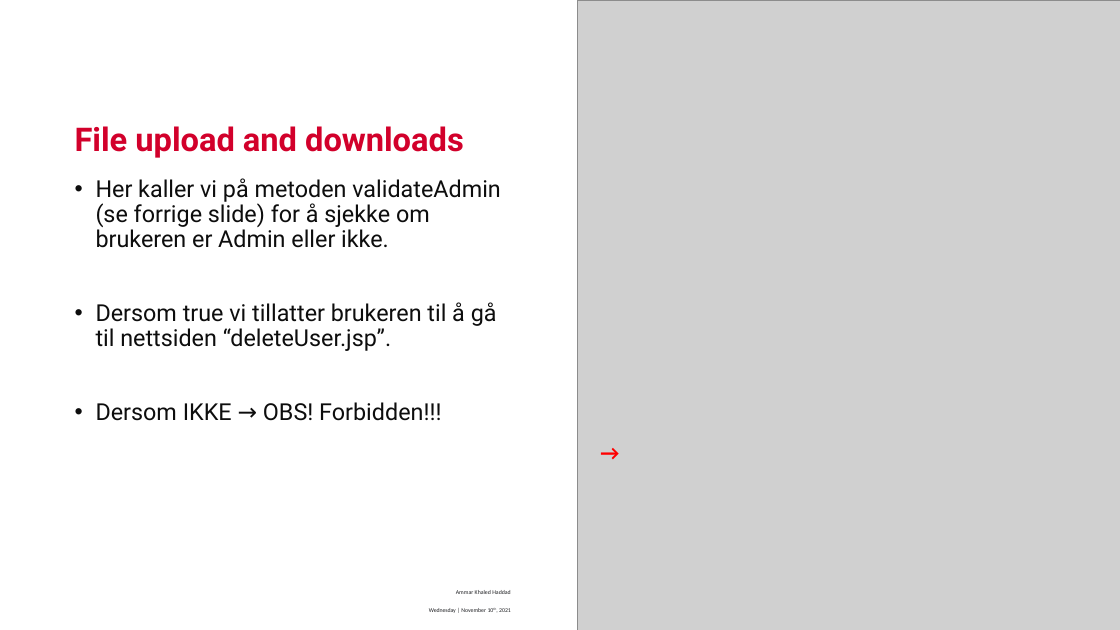
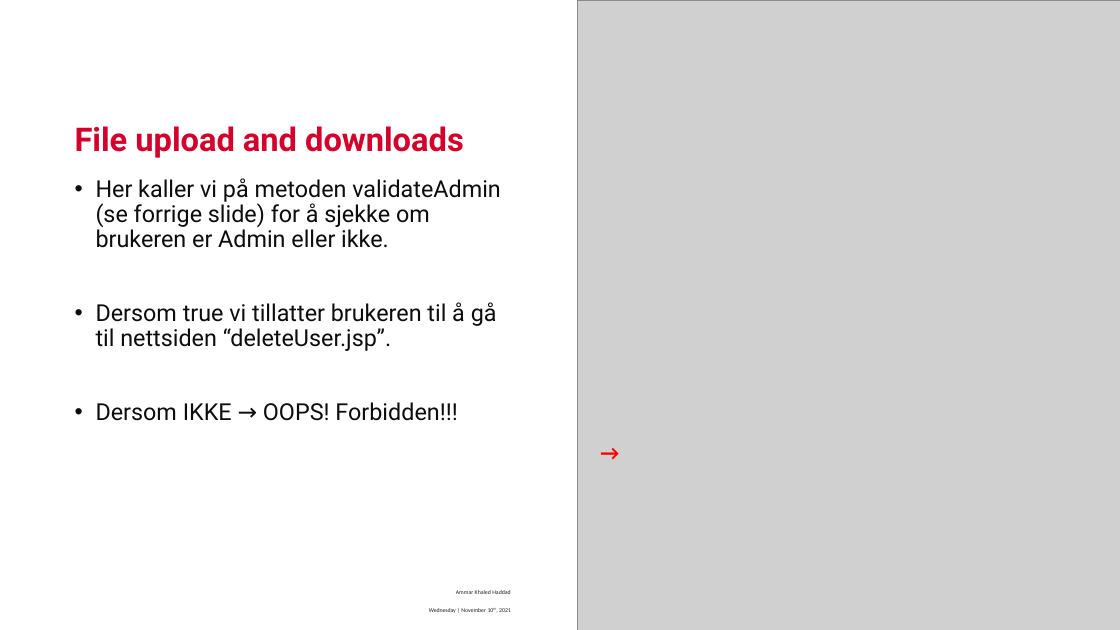
Before and after one commit to vikhok/EkstraForelesninger, a slide deck: slide 11 of Forelesning 4.pptx. Drawn at 1120x630 pixels with LibreOffice and Linux fonts; fonts in the diff are those of the drawing; grey boxes stand for pictures; background and template pictures are left out. Boxes give left, top, right and bottom in pixels: in the first picture for what was removed or moved away, otherwise in the second. Text is boxed around its words. In the diff, an @@ line names an element or a change of style, - is before the commit and + after.

```diff
--- a/Forelesning 4.pptx
+++ b/Forelesning 4.pptx
@@ text at box(96, 402, 457, 421): text changed @@
-• Dersom IKKE → OBS! Forbidden!!!
+• Dersom IKKE → OOPS! Forbidden!!!
```
Also in this commit, not shown: 1 other slide changed, 1 other file.
